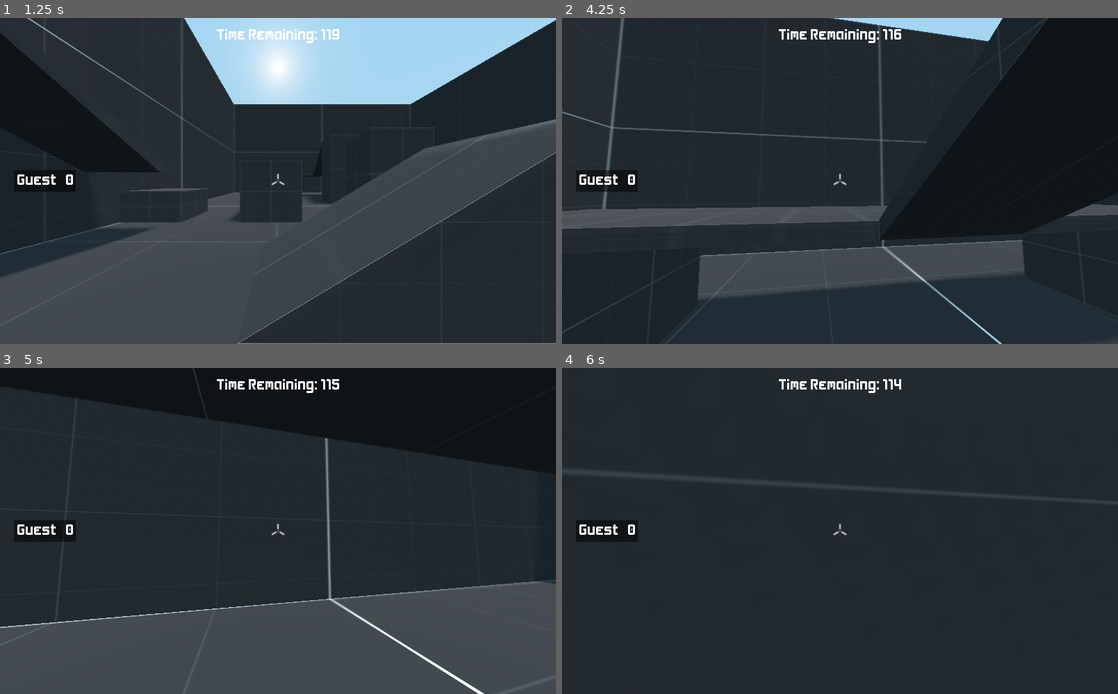
Above: before the commit, frames 1-4 (two rows, left to right).
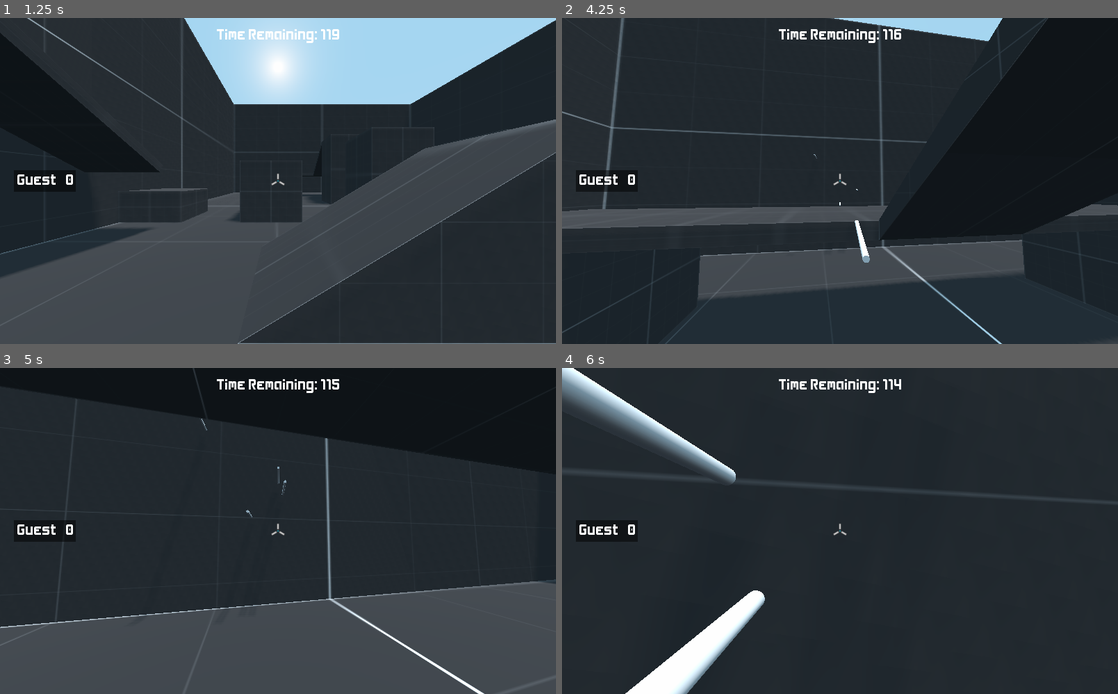
Above: after the commit, the same moments.

Repository: kdreese/godot-3D-shooter-project
Game: Godot game, scene res://src/states/Menu.tscn
The game is run twice, just before and just after one commit, with the same random seed, the same clock (stepped at 60 frames per second) and the same inputs.
Inputs (mouse positions are in pixels of both pictures, inside the frame that each line leads up to):
- Up to frame 1 (1.25 s): click "Free Play" at 0.5 s
- Up to frame 2 (4.25 s): tap Enter at 1.25 s; move the mouse to (867, 181) at 1.27 s; press the mouse at (867, 181) at 1.28 s; hold W (move_forwards) from 1.28 s (still down); tap Space (jump) at 1.52, 2.27, 3.77 s; move the mouse to (812, 181) at 2.02 s; release the mouse at (812, 181) at 2.03 s; click (812, 181) at 2.1 s; move the mouse to (851, 174) at 2.77 s; press the mouse at (851, 174) at 2.78 s; move the mouse to (834, 187) at 3.52 s; release the mouse at (834, 187) at 3.53 s; click (834, 187) at 3.6 s
- Up to frame 3 (5 s): keep holding W (move_forwards); move the mouse to (316, 534) at 4.27 s; press the mouse at (316, 534) at 4.28 s; tap Space (jump) at 4.52 s
- Up to frame 4 (6 s): keep holding W (move_forwards); move the mouse to (795, 527) at 5.02 s; release the mouse at (795, 527) at 5.03 s; click (795, 527) at 5.1 s; tap Space (jump) at 5.27 s; move the mouse to (845, 531) at 5.77 s; press the mouse at (845, 531) at 5.78 s

Frame 1 is identical in both runs. In frame 2, 0.1% of the frame differs, in the area x 45-56%, y 41-76%; in frame 3, less than 0.1%; in frame 4, 4.9%, in the area x 0-37%, y 0-100%.

Commit message:
Added arrows that fly nicely

Diff:
--- /dev/null
+++ b/src/objects/Arrow.gd
@@ -0,0 +1,20 @@
+extends KinematicBody
+
+
+const GRAVITY = 9.8
+
+var archer
+var velocity: Vector3
+var desired_dir: Vector3
+var stuck
+
+
+func _physics_process(delta: float) -> void:
+	if not stuck:
+		velocity.y -= GRAVITY * delta
+		desired_dir = translation + velocity
+		look_at(desired_dir, Vector3.UP)
+	var collision = move_and_collide(velocity * delta)
+	if collision:
+		velocity = Vector3.ZERO
+		stuck = true
--- /dev/null
+++ b/src/objects/Arrow.tscn
@@ -0,0 +1,19 @@
+[gd_scene load_steps=4 format=2]
+
+[ext_resource path="res://src/objects/Arrow.gd" type="Script" id=1]
+
+[sub_resource type="CylinderShape" id=1]
+
+[sub_resource type="CylinderMesh" id=2]
+
+[node name="Arrow" type="KinematicBody" groups=["Arrow"]]
+collision_layer = 4
+script = ExtResource( 1 )
+
+[node name="CollisionShape" type="CollisionShape" parent="."]
+transform = Transform( 0.05, 0, 0, 0, -4.37114e-08, -0.05, 0, 1, -2.18557e-09, 0, 0, 0 )
+shape = SubResource( 1 )
+
+[node name="MeshInstance" type="MeshInstance" parent="."]
+transform = Transform( 0.05, 0, 0, 0, -4.37114e-08, -0.05, 0, 1, -2.18557e-09, 0, 0, 0 )
+mesh = SubResource( 2 )
--- a/src/objects/Player.gd
+++ b/src/objects/Player.gd
@@ -11,6 +11,9 @@
 const RESPAWN_TIME = 3.0
 const IFRAME_TIME = 1.0
 const FOOTSTEP_OFFSET = 3.0
+const SHOT_SPEED = 100.0
+
+const Arrow = preload("res://src/objects/Arrow.tscn")
 
 var velocity := Vector3.ZERO
 var respawn_timer := 0.0
@@ -176,10 +179,15 @@
 func shoot():
 	var stream_player := shooting.get_children()[rand_range(0, shooting.get_child_count())] as AudioStreamPlayer3D
 	stream_player.play()
-	hitscan.set_enabled(true)
-	hitscan.force_raycast_update()
-	if hitscan.is_colliding():
-		var hit := hitscan.get_collider()
-		if hit.has_method("on_raycast_hit"):
-			hit.on_raycast_hit(Multiplayer.get_player_id())
-	hitscan.set_enabled(false)
+	var arrow := Arrow.instance()
+	arrow.archer = self
+	arrow.transform = $Camera.global_transform
+	arrow.velocity = $Camera.get_global_transform().basis.z.normalized() * -SHOT_SPEED
+	get_tree().get_root().get_node("Game").add_child(arrow)
+
+
+func _on_Hurtbox_body_entered(body:Node) -> void:
+	if body.is_in_group("Arrow") and body.archer != self:
+		if is_vulnerable:
+			rpc("ive_been_hit")
+			ive_been_hit()
--- a/src/objects/Player.tscn
+++ b/src/objects/Player.tscn
@@ -34,6 +34,12 @@
 [node name="Player" type="KinematicBody" groups=["Players"]]
 collision_layer = 2
 script = ExtResource( 1 )
+
+[node name="Hurtbox" type="Area" parent="."]
+transform = Transform( 1, 0, 0, 0, -4.37114e-08, -1, 0, 1, -4.37114e-08, 0, 2, 0 )
+
+[node name="CollisionShape" type="CollisionShape" parent="Hurtbox"]
+shape = SubResource( 1 )
 
 [node name="CollisionShape" type="CollisionShape" parent="."]
 transform = Transform( 1, 0, 0, 0, -4.37114e-08, -1, 0, 1, -4.37114e-08, 0, 2, 0 )
@@ -119,3 +125,5 @@
 stream = ExtResource( 6 )
 unit_db = 6.0
 bus = "SFX"
+
+[connection signal="body_entered" from="Hurtbox" to="." method="_on_Hurtbox_body_entered"]
